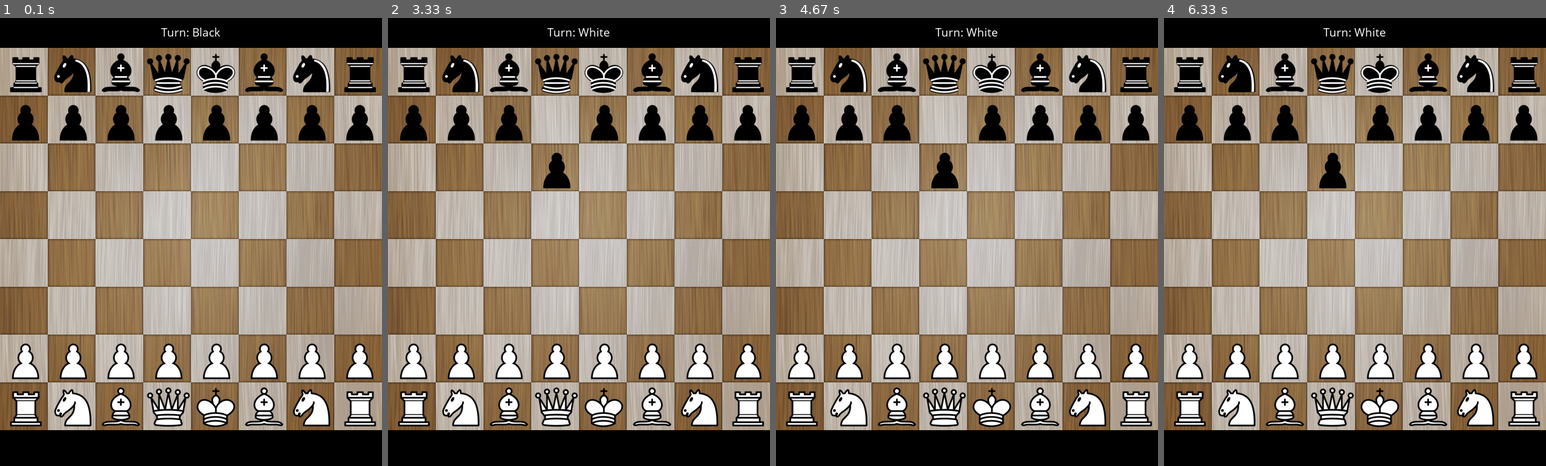
Above: before the commit, frames 1-4 (left to right).
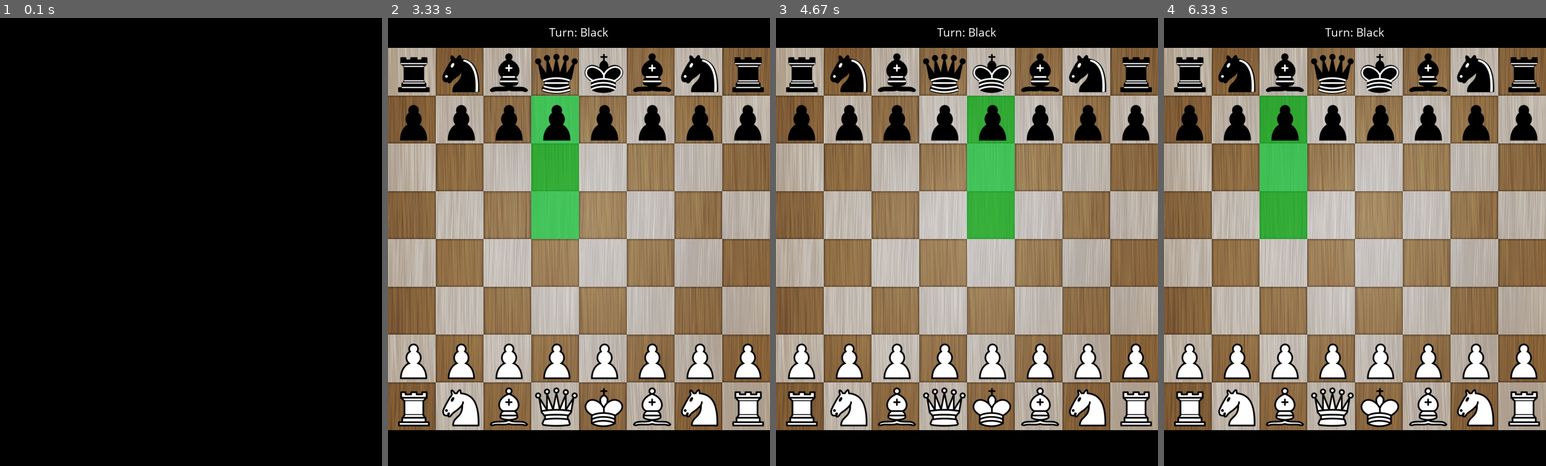
Above: after the commit, the same moments.

Repository: mandrelbrotset/pygame-chess
Game: pygame game, started from main.py
Same seed, same stepped clock (60 frames per second), same inputs: the game is played once before the commit and once after it.
Inputs (mouse positions are in pixels of both pictures, inside the frame that each line leads up to):
- Up to frame 1 (0.1 s): no input
- Up to frame 2 (3.33 s): press the mouse at (579, 273) at 0.37 s; move the mouse to (533, 259) at 0.47 s; release the mouse at (487, 246) at 0.6 s; click (579, 210) at 0.85 s, where only the run after the commit has a clickable "Play"; press the mouse at (506, 71) at 1.2 s; move the mouse to (510, 85) at 1.3 s; release the mouse at (517, 94) at 1.43 s; tap Space at 1.77 s; press the mouse at (506, 71) at 2.43 s; move the mouse to (605, 94) at 2.53 s; move the mouse to (701, 116) at 2.63 s; release the mouse at (701, 116) at 2.67 s; press the mouse at (506, 71) at 3.1 s; move the mouse to (533, 107) at 3.2 s; move the mouse to (556, 143) at 3.3 s
- Up to frame 3 (4.67 s): release the mouse at (944, 143) at 3.33 s; press the mouse at (944, 71) at 3.77 s; move the mouse to (967, 112) at 3.87 s; move the mouse to (989, 152) at 3.97 s; release the mouse at (989, 152) at 4 s; press the mouse at (944, 71) at 4.43 s; move the mouse to (1009, 103) at 4.53 s; move the mouse to (1073, 134) at 4.63 s
- Up to frame 4 (6.33 s): release the mouse at (1461, 134) at 4.67 s; press the mouse at (1332, 71) at 5.1 s; move the mouse to (1332, 89) at 5.2 s; move the mouse to (1332, 107) at 5.3 s; release the mouse at (1332, 107) at 5.33 s; move the mouse to (1293, 130) at 5.73 s; click (1293, 130) at 6 s

The runs differ from the first frame. In frame 1, 78% of the frame differs, in the area x 0-100%, y 2-92%; in frame 2, 4.2%; in frame 3, 4.6%; in frame 4, 4.6%.

Commit message:
Recfatored Utils.py. Implemented winner screen.

Diff:
--- a/chess.py
+++ b/chess.py
@@ -44,6 +44,8 @@
 
         # list containing captured pieces
         self.captured = []
+        #
+        self.winner = ""
 
         self.reset()
 
@@ -426,11 +428,14 @@
 
 
     def get_selected_square(self):
-        # get mouse event
-        mouse_event = self.utils.get_mouse_event()
+        # get left event
+        left_click = self.utils.left_click_event()
 
         # if there's a mouse event
-        if mouse_event:
+        if left_click:
+            # get mouse event
+            mouse_event = self.utils.get_mouse_event()
+
             for i in range(len(self.board_locations)):
                 for j in range(len(self.board_locations)):
                     rect = pygame.Rect(self.board_locations[i][j][0], self.board_locations[i][j][1],
@@ -473,6 +478,14 @@
         columnChar, rowNo = chess_board_coord
 
         p = self.piece_location[columnChar][rowNo]
+
+        if p[0] == "white_king":
+            self.winner = "Black"
+            print("Black wins")
+        elif p[0] == "black_king":
+            self.winner = "White"
+            print("White wins")
+
         # add the captured piece to list
         self.captured.append(p)
         # move source piece to its destination
--- a/game.py
+++ b/game.py
@@ -24,10 +24,6 @@
 
         # create game window
         self.screen = pygame.display.set_mode([screen_width, screen_height])
-        # background color
-        bg_color = (255, 255, 255)
-        # set background color
-        self.screen.fill(bg_color)
 
         # title of window
         window_title = "Chess"
@@ -45,6 +41,7 @@
         # set game clock
         self.clock = pygame.time.Clock()
 
+
     def start_game(self):
         """Function containing main game loop"""
         # chess board offset
@@ -77,7 +74,7 @@
 
         # game loop
         while self.running:
-            self.clock.tick(60)
+            self.clock.tick(5)
             # poll events
             for event in pygame.event.get():
                 # get keys pressed
@@ -89,14 +86,20 @@
                 elif key_pressed[K_SPACE]:
                     self.chess.reset()
 
-            #if self.menu_showed == False:
-            #    self.menu()
-            #else:
-            #    self.game()
-
-            # for testing
-            # mechanics of the game
-            self.game()
+            winner = self.chess.winner
+
+            if self.menu_showed == False:
+                self.menu()
+            elif len(winner) > 0:
+                self.declare_winner(winner)
+            else:
+                self.game()
+
+
+
+            # for testing mechanics of the game
+            #self.game()
+            #self.declare_winner(winner)
 
             # update display
             pygame.display.flip()
@@ -106,8 +109,13 @@
         # call method to stop pygame
         pygame.quit()
 
+
     def menu(self):
         """method to show game menu"""
+        # background color
+        bg_color = (255, 255, 255)
+        # set background color
+        self.screen.fill(bg_color)
         # black color
         black_color = (0, 0, 0)
         # coordinates for "Play" button
@@ -142,20 +150,23 @@
         key_pressed = pygame.key.get_pressed()
         #
         util = Utils()
-        # call function to get mouse event
-        ret, mouse_coords = util.get_mouse_event()
-
-        # check if "Play" button was clicked
-        if start_btn.collidepoint(mouse_coords[0], mouse_coords[1]):
-            # change button behavior as it is hovered
-            pygame.draw.rect(self.screen, white_color, start_btn, 3)
-            # check if left mouse button was clicked
-            if ret:
+
+        # check if left mouse button was clicked
+        if util.left_click_event():
+            # call function to get mouse event
+            mouse_coords = util.get_mouse_event()
+
+            # check if "Play" button was clicked
+            if start_btn.collidepoint(mouse_coords[0], mouse_coords[1]):
+                # change button behavior as it is hovered
+                pygame.draw.rect(self.screen, white_color, start_btn, 3)
+
                 # change menu flag
                 self.menu_showed = True
-        # check if enter or return key was pressed
-        elif key_pressed[K_RETURN]:
-            self.menu_showed = True
+            # check if enter or return key was pressed
+            elif key_pressed[K_RETURN]:
+                self.menu_showed = True
+
 
     def game(self):
         # background color
@@ -170,3 +181,65 @@
         self.chess.play_turn()
         # draw pieces on the chess board
         self.chess.draw_pieces()
+
+
+    def declare_winner(self, winner):
+        # background color
+        bg_color = (255, 255, 255)
+        # set background color
+        self.screen.fill(bg_color)
+        # black color
+        black_color = (0, 0, 0)
+        # coordinates for play again button
+        reset_btn = pygame.Rect(250, 300, 140, 50)
+        # show reset button
+        pygame.draw.rect(self.screen, black_color, reset_btn)
+
+        # white color
+        white_color = (255, 255, 255)
+        # create fonts for texts
+        big_font = pygame.font.SysFont("comicsansms", 50)
+        small_font = pygame.font.SysFont("comicsansms", 20)
+
+        # text to show winner
+        text = winner + " wins!"
+        winner_text = big_font.render(text, False, black_color)
+
+        # create text to be shown on the reset button
+        reset_label = "Play Again"
+        reset_btn_label = small_font.render(reset_label, True, white_color)
+
+        # show winner text
+        self.screen.blit(winner_text,
+                      ((self.screen.get_width() - winner_text.get_width()) // 2,
+                      150))
+
+        # show text on the reset button
+        self.screen.blit(reset_btn_label,
+                      ((reset_btn.x + (reset_btn.width - reset_btn_label.get_width()) // 2,
+                      reset_btn.y + (reset_btn.height - reset_btn_label.get_height()) // 2)))
+
+        # get pressed keys
+        key_pressed = pygame.key.get_pressed()
+        #
+        util = Utils()
+
+        # check if left mouse button was clicked
+        if util.left_click_event():
+            # call function to get mouse event
+            mouse_coords = util.get_mouse_event()
+
+            # check if reset button was clicked
+            if reset_btn.collidepoint(mouse_coords[0], mouse_coords[1]):
+                # change button behavior as it is hovered
+                pygame.draw.rect(self.screen, white_color, reset_btn, 3)
+
+                # change menu flag
+                self.menu_showed = False
+            # check if enter or return key was pressed
+            elif key_pressed[K_RETURN]:
+                self.menu_showed = False
+            # reset game
+            self.chess.reset()
+            # clear winner
+            self.chess.winner = ""
--- a/utils.py
+++ b/utils.py
@@ -1,23 +1,23 @@
 import pygame
 from pygame.locals import *
+import queue
 
 class Utils:
     def get_mouse_event(self):
+        # get coordinates of the mouse
+        position = pygame.mouse.get_pos()
+
+        # return left click status and mouse coordinates
+        return position
+
+    def left_click_event(self):
         # store mouse buttons
         mouse_btn = pygame.mouse.get_pressed()
         # create flag to check for left click event
         left_click = False
 
-        # check if left mouse button was pressed
-        if mouse_btn[0]:
+        if mouse_btn[0]: #and e.button == 1:
             # change left click flag
             left_click = True
 
-        if left_click:
-            # get coordinates of the mouse
-            position = pygame.mouse.get_pos()
-
-            # return left click status and mouse coordinates
-            return position
-        else:
-            return None
+        return left_click
